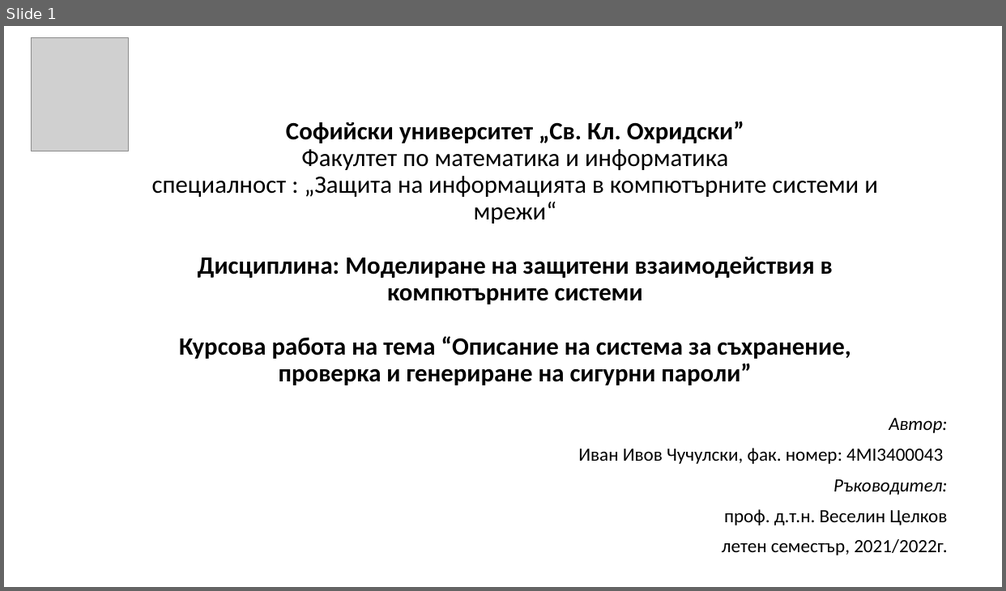
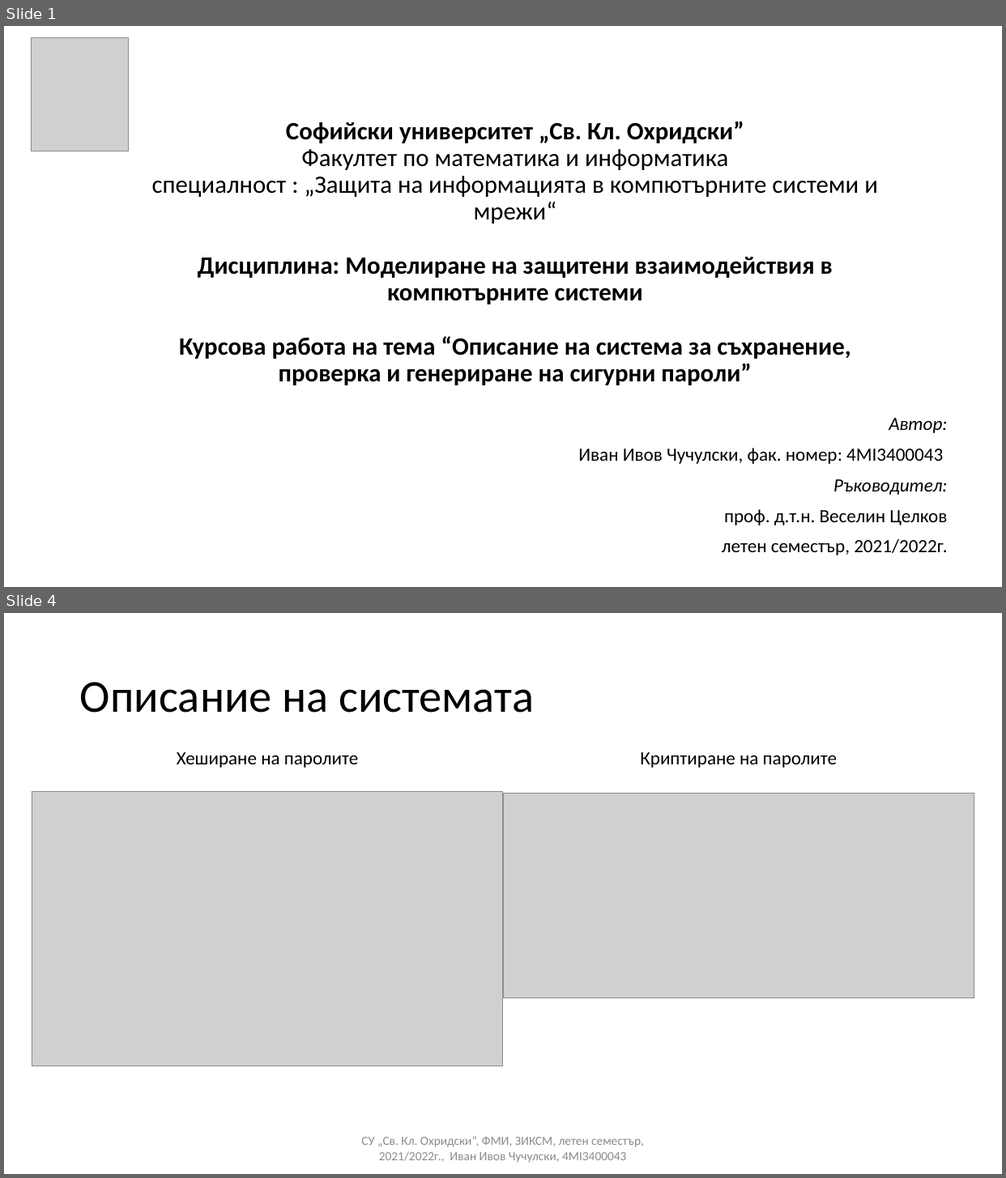
Before and after one commit to ivanchuchulski/secure-interactions-modeling, a slide deck: secure-interactions-modeling-project-Ivan-Chuchulski-4MI3400043.pptx. Shown one above the other, each under a label of ours: slide 1 before the commit, slides 1 and 4 after it; the slides between them are not shown. The pictures are 1006x591 and 1006x1178 pixels, drawn with LibreOffice and Linux fonts; fonts in the diff are those of the drawing; grey boxes stand for pictures. Boxes give left, top, right and bottom in pixels: in the first picture for what was removed or moved away, otherwise in the second. Text is boxed around its words. In the diff, an @@ line names an element or a change of style, - is before the commit and + after.

```diff
--- a/secure-interactions-modeling-project-Ivan-Chuchulski-4MI3400043.pptx
+++ b/secure-interactions-modeling-project-Ivan-Chuchulski-4MI3400043.pptx
@@ slide 4 added at box(4, 613, 1002, 1174), background #FFFFFF @@
@@ title added at box(80, 682, 534, 713), 44 pt, text #000000 @@
+Описание на системата
@@ text added at box(177, 752, 358, 768), 18 pt, text #000000 @@
+Хеширане на паролите
@@ text added at box(640, 752, 837, 768), 18 pt, text #000000 @@
+Криптиране на паролите
@@ picture added at box(32, 792, 503, 1067) @@
@@ picture added at box(503, 794, 975, 998) @@
@@ text added at box(361, 1136, 644, 1163), 12 pt, text #8C8C8C @@
+СУ „Св. Кл. Охридски“, ФМИ, ЗИКСМ, летен семестър, 2021/2022г., Иван Ивов Чучулски, 4MI3400043
```
Also in this commit, not shown: 2 slides changed, 15 other slides added, 1 other file.
